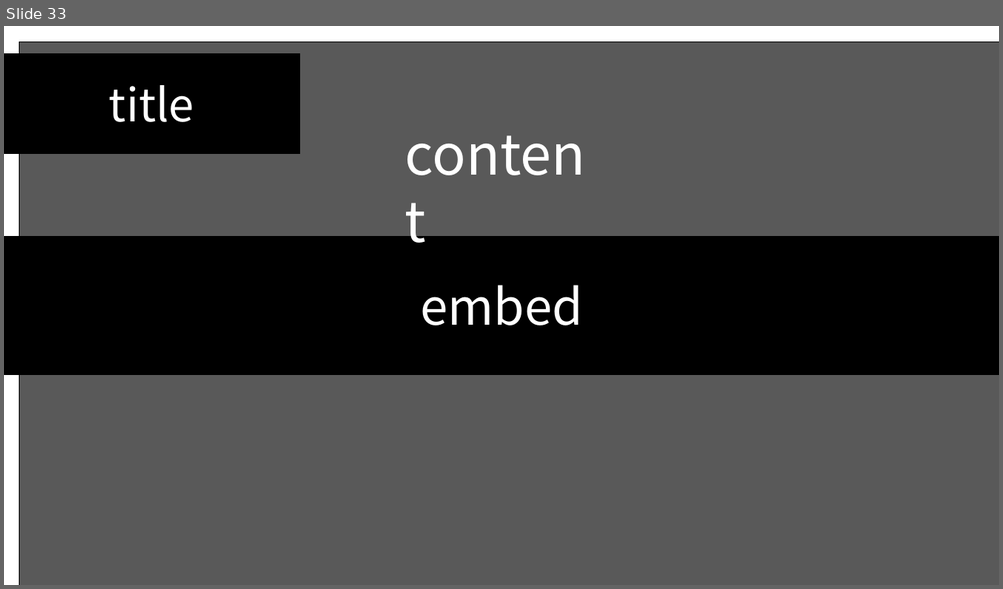
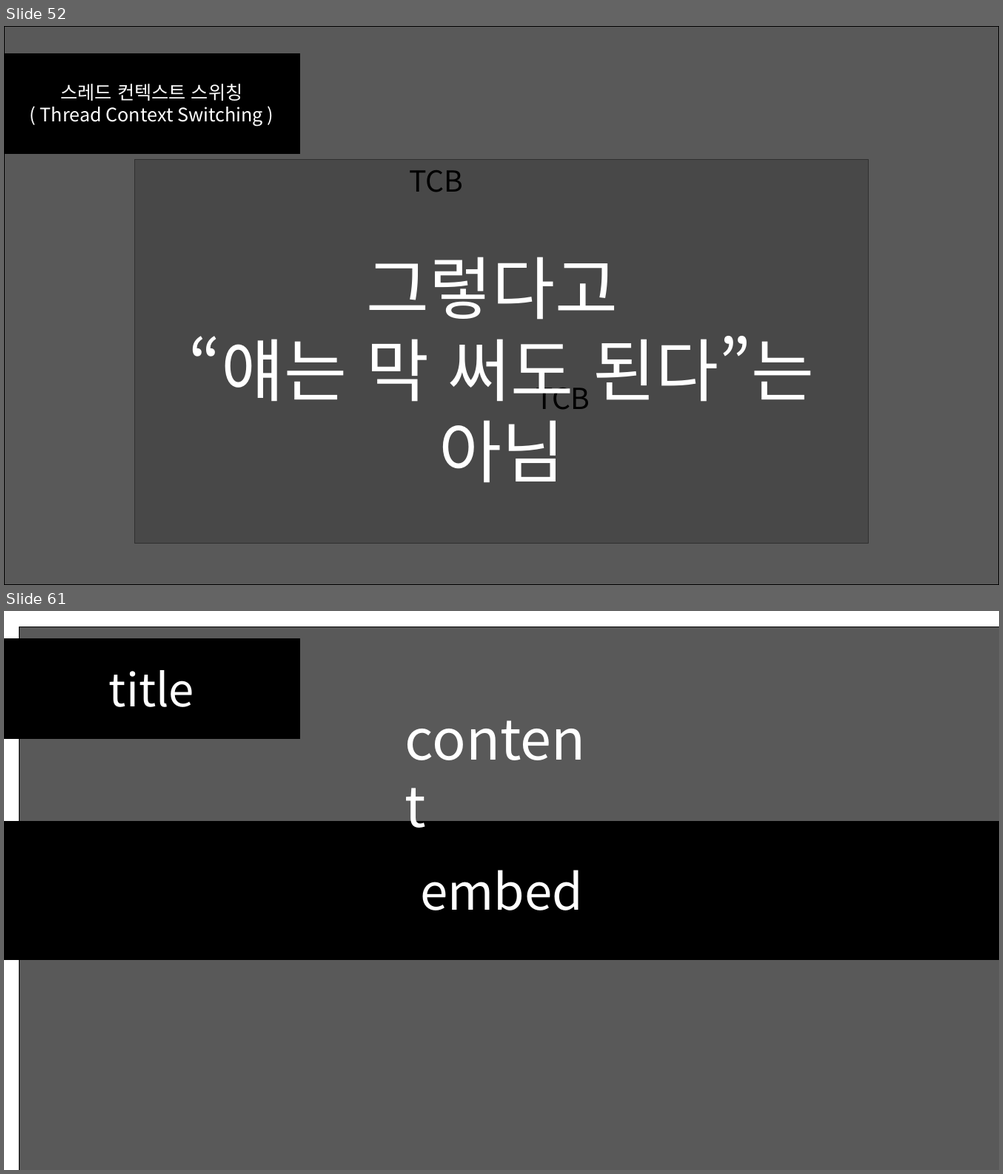
Before and after one commit to SEH00N/SDLU, a slide deck: ServerLecture/PT/3강 멀티스레딩 이론.pptx. Shown one above the other, each under a label of ours: slide 33 before the commit, slides 52 and 61 after it; the slides between them are not shown. The pictures are 1003x589 and 1003x1174 pixels, drawn with LibreOffice and Linux fonts; fonts in the diff are those of the drawing; grey boxes stand for pictures. Boxes give left, top, right and bottom in pixels: in the first picture for what was removed or moved away, otherwise in the second. Text is boxed around its words. In the diff, an @@ line names an element or a change of style, - is before the commit and + after.

Commit message:
멀티스레딩 이론 마무리

```diff
--- a/ServerLecture/PT/3강 멀티스레딩 이론.pptx
+++ b/ServerLecture/PT/3강 멀티스레딩 이론.pptx
@@ slide 52 added at box(4, 26, 999, 585), background #FFFFFF @@
@@ rectangle added at box(4, 26, 999, 585), fill #000000 at 65% opacity, outline #000000 1 pt @@
@@ rectangle added at box(4, 53, 299, 153), fill #000000, outline #000000 1 pt, 18 pt, text #FFFFFF @@
+스레드 컨텍스트 스위칭
+( Thread Context Switching )
@@ picture added at box(134, 159, 868, 544) @@
@@ text added at box(409, 170, 463, 192), 28 pt, text #000000 @@
+TCB
@@ text added at box(188, 257, 814, 483), 66 pt, text #FFFFFF @@
+그렇다고
+“얘는 막 써도 된다”는 아님
@@ text added at box(535, 380, 589, 409), 28 pt, text #000000 @@
+TCB
@@ what was slide 33 is now slide 61 @@
```
Also in this commit, not shown: 1 slide changed, 27 other slides added, 7 other files.
